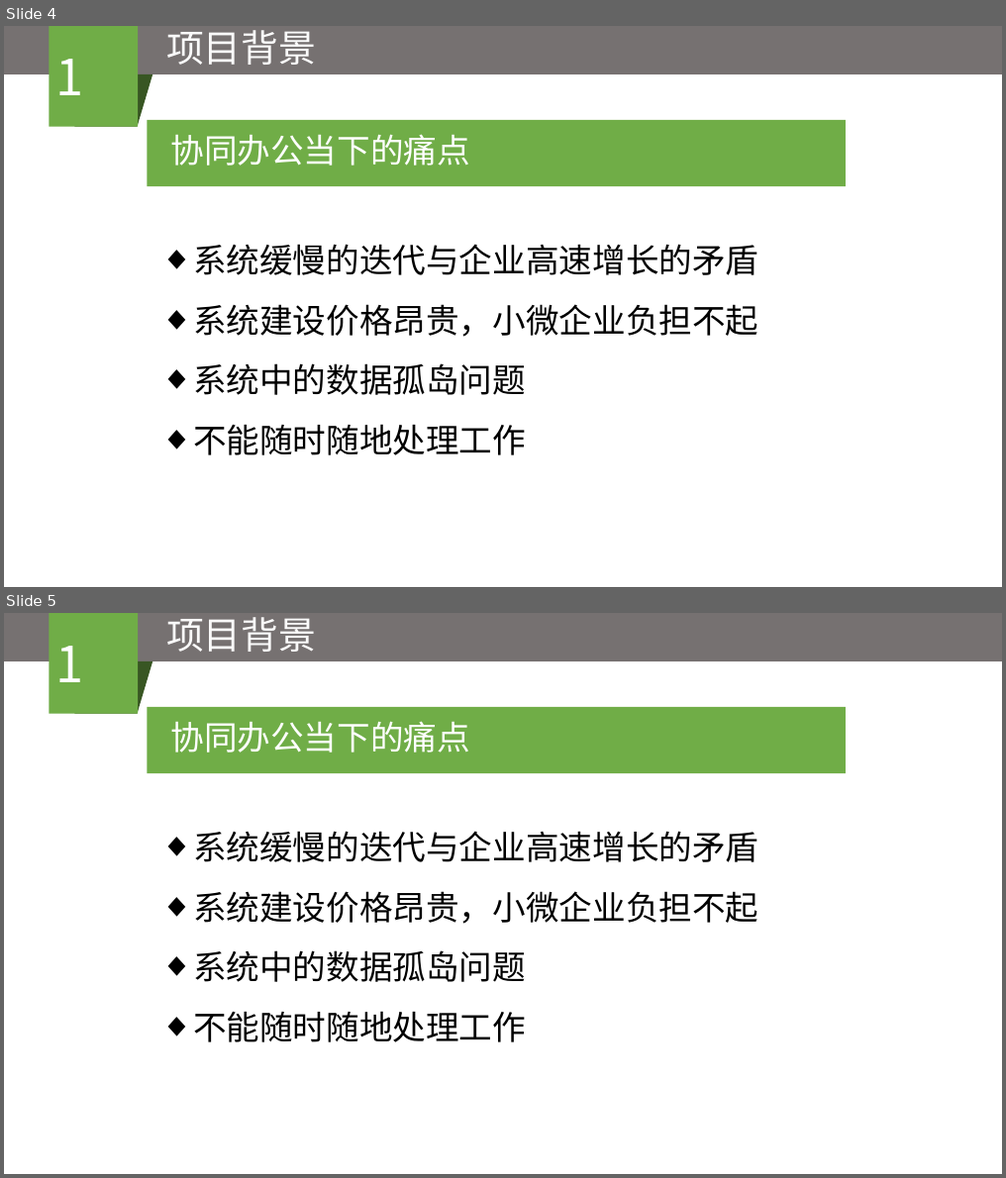
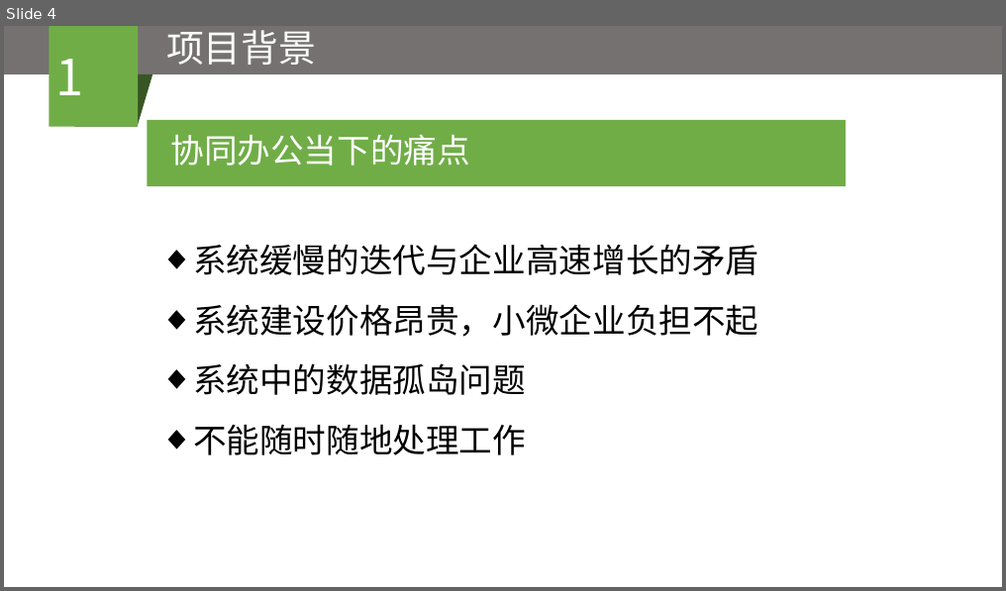
Before and after one commit to zwbn57175596/zhaowei, a slide deck: BUPT_paper/企业移动协同云办公系统——工作圈的设计与实现.pptx. Shown one above the other, each under a label of ours: slides 4 and 5 before the commit, slide 4 after it. The pictures are 1006x1178 and 1006x591 pixels, drawn with LibreOffice and Linux fonts; fonts in the diff are those of the drawing. Boxes give left, top, right and bottom in pixels: in the first picture for what was removed or moved away, otherwise in the second. Text is boxed around its words. In the diff, an @@ line names an element or a change of style, - is before the commit and + after.

```diff
--- a/BUPT_paper/企业移动协同云办公系统——工作圈的设计与实现.pptx
+++ b/BUPT_paper/企业移动协同云办公系统——工作圈的设计与实现.pptx
@@ slide 5 removed at [4,613,1002,1174], background #FFFFFF @@
@@ rectangle removed at [4,613,1002,662] @@
@@ rectangle removed at [50,613,139,714] @@
-1
@@ text removed at [166,617,316,652] @@
-项目背景
@@ flow chart input output removed at [74,662,152,714] @@
@@ rectangle removed at [147,707,846,774] @@
@@ text removed at [170,721,469,753] @@
-协同办公当下的痛点
@@ text removed at [193,831,758,1043] @@
-◆ 系统缓慢的迭代与企业高速增长的矛盾
-◆ 系统建设价格昂贵，小微企业负担不起
-◆ 系统中的数据孤岛问题
-◆ 不能随时随地处理工作
@@ text removed at [409,1012,526,1043] @@
-Click to edit
```
Also in this commit, not shown: 7 slides changed, 7 slides added, 2 other slides removed, 2 other files.
